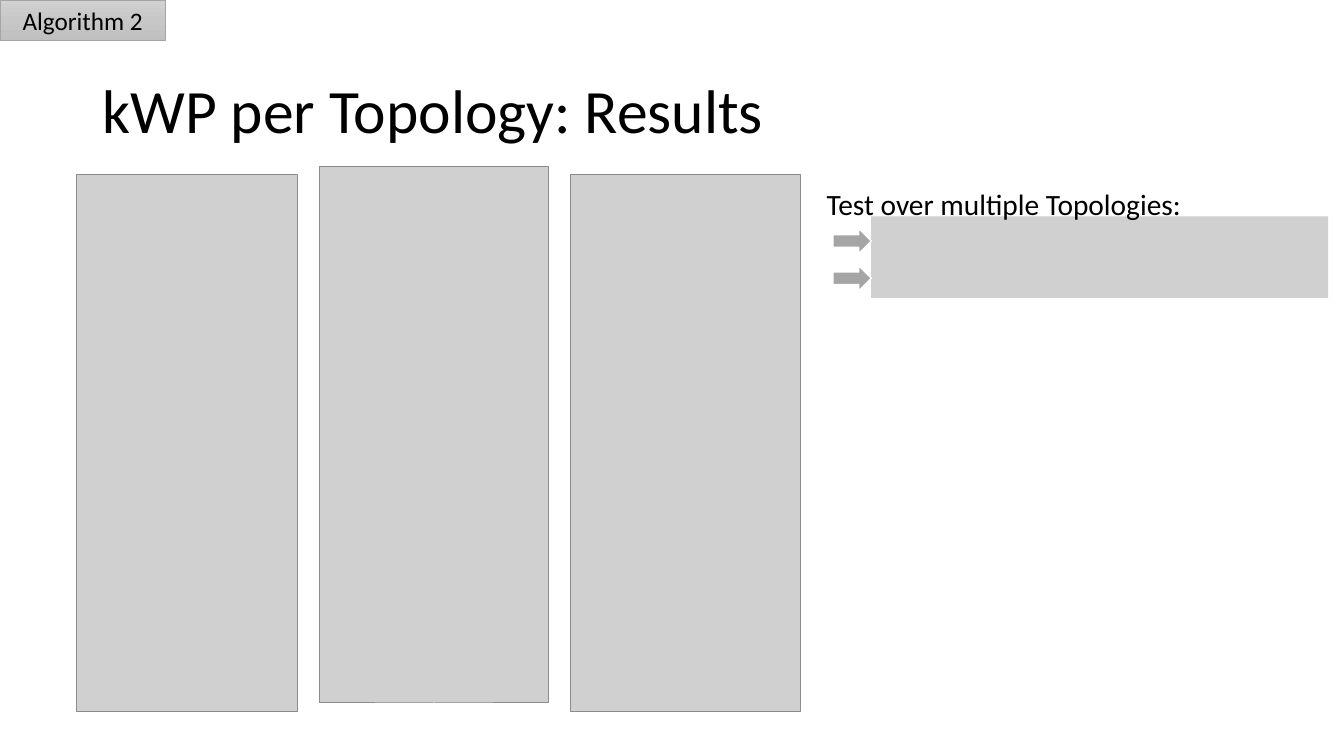
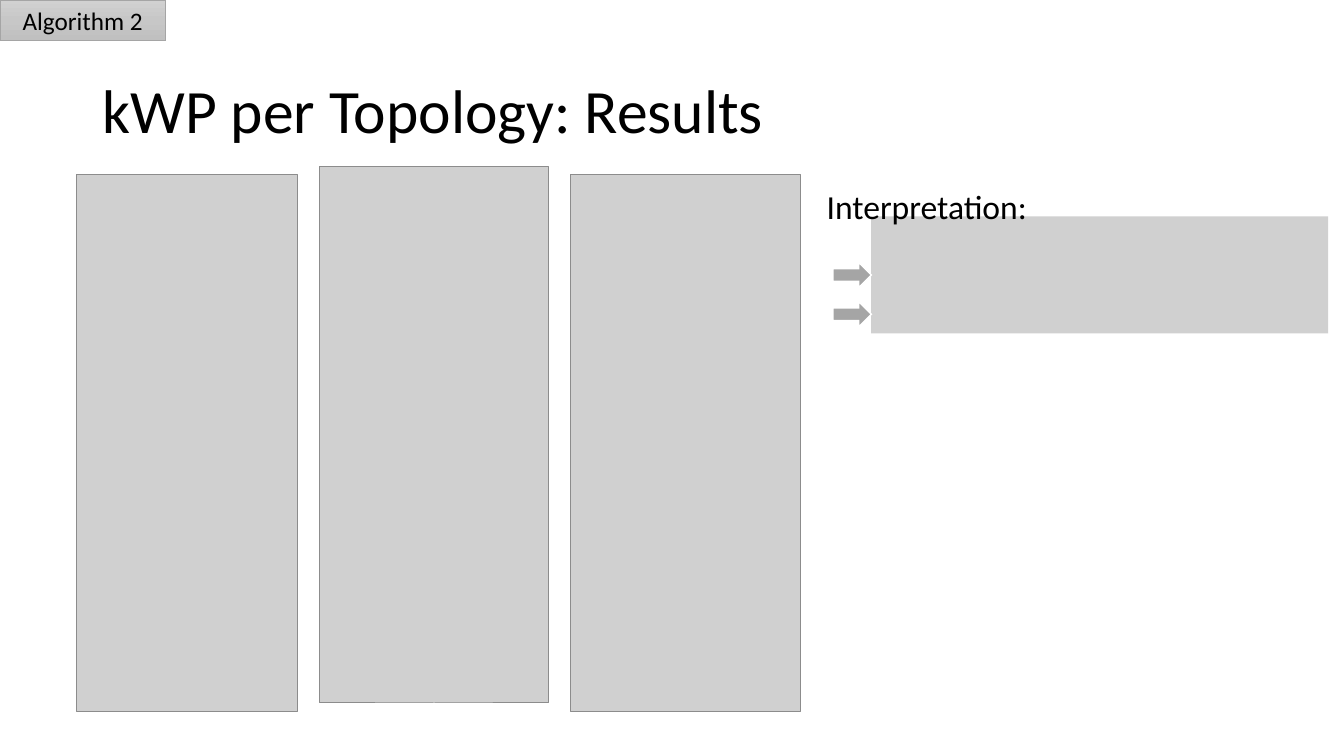
Before and after one commit to gajanns/Fachprojekt_Code, a slide deck: slide 18 of Presentation/Fachprojekt_Presentation1_Final.pptx. Drawn at 1344x756 pixels with LibreOffice and Linux fonts; fonts in the diff are those of the drawing; grey boxes stand for pictures. Boxes give left, top, right and bottom in pixels: in the first picture for what was removed or moved away, otherwise in the second. Text is boxed around its words. In the diff, an @@ line names an element or a change of style, - is before the commit and + after.

Commit message:
Minor Fix

```diff
--- a/Presentation/Fachprojekt_Presentation1_Final.pptx
+++ b/Presentation/Fachprojekt_Presentation1_Final.pptx
@@ text at bbox=[827, 195, 1027, 227]: text changed; size 21 to 24 pt @@
-Test over multiple Topologies:
+Interpretation:
@@ picture: place and size @@
-picture at bbox=[871, 217, 1328, 298]
+picture at bbox=[871, 217, 1328, 334]
@@ right arrow: place and size @@
-right arrow at bbox=[833, 228, 871, 253]
+right arrow at bbox=[833, 262, 871, 287]
@@ right arrow: place and size @@
-right arrow at bbox=[833, 265, 871, 290]
+right arrow at bbox=[833, 301, 871, 327]
```
Also in this commit, not shown: 5 other slides changed.
